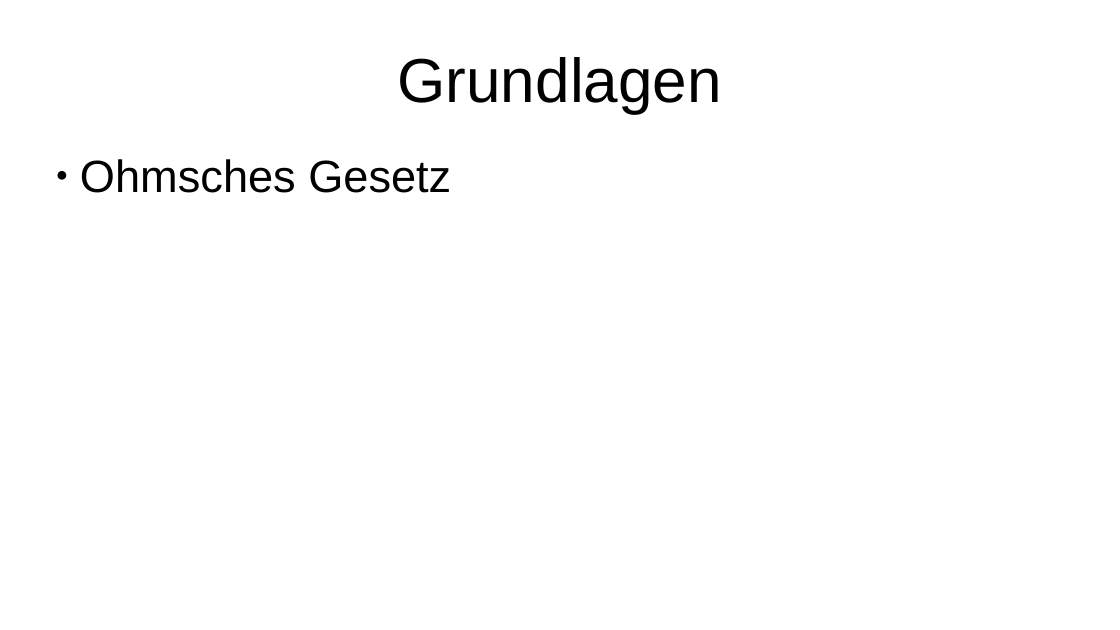
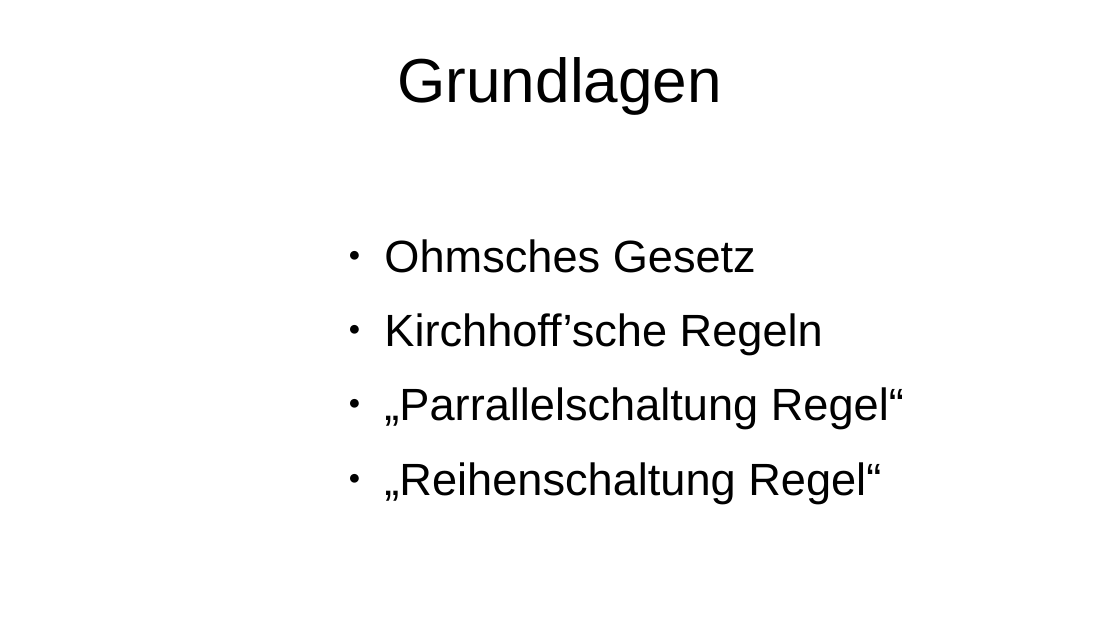
Before and after one commit to HeIIow2/physik_schaltkreise, a slide deck: slide 3 of präsentation/präsentation.odp. Drawn at 1120x630 pixels with LibreOffice and Linux fonts; fonts in the diff are those of the drawing. Boxes give left, top, right and bottom in pixels: in the first picture for what was removed or moved away, otherwise in the second. Text is boxed around its words. In the diff, an @@ line names an element or a change of style, - is before the commit and + after.

```diff
--- a/präsentation/präsentation.odp
+++ b/präsentation/präsentation.odp
@@ subtitle removed at (x1=80, y1=159, x2=451, y2=193) @@
-● Ohmsches Gesetz
@@ text added at (x1=384, y1=239, x2=904, y2=503), 32 pt, text #000000 @@
+● Ohmsches Gesetz
+● Kirchhoff’sche Regeln
+● „Parrallelschaltung Regel“
+● „Reihenschaltung Regel“
```
Also in this commit, not shown: 7 slides added, 3 other files.
